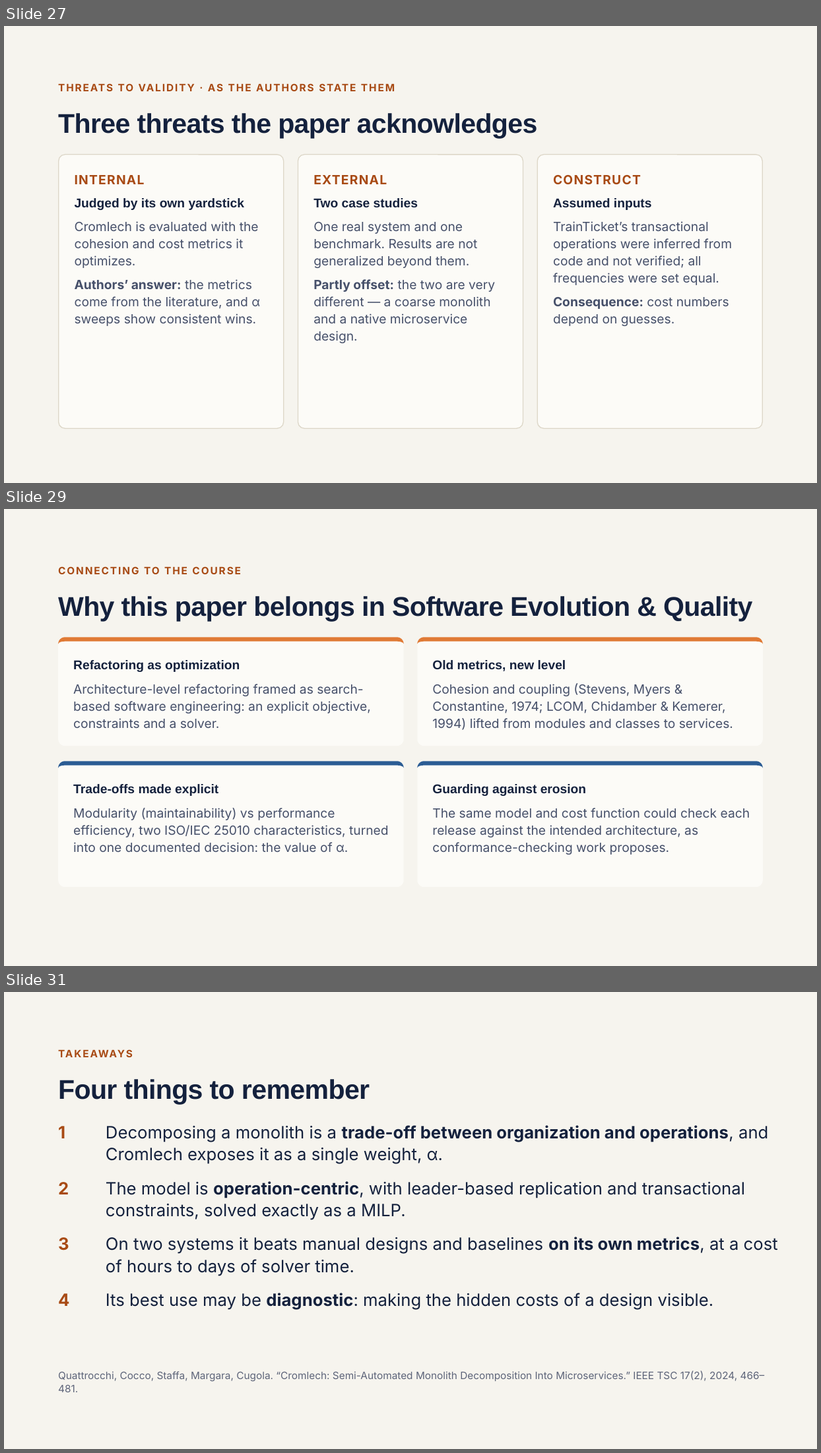
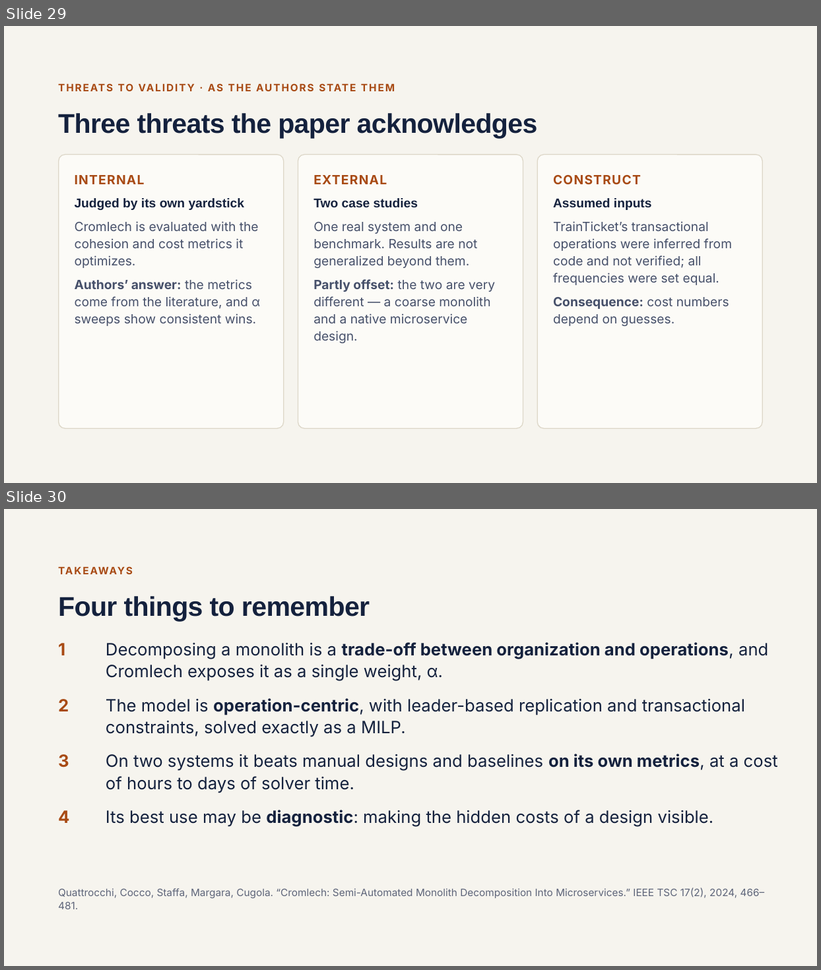
Before and after one commit to SannioEvolution/Material, a slide deck: Monoliith Decomposition Practicum - Cromlech Semi-Automated Monolith Decomposition into Microservices.pptx. Shown one above the other, each under a label of ours: slides 27, 29 and 31 before the commit, slides 29 and 30 after it; the slides between them are not shown. The pictures are 821x1453 and 821x970 pixels, drawn with LibreOffice and Linux fonts; fonts in the diff are those of the drawing. Boxes give left, top, right and bottom in pixels: in the first picture for what was removed or moved away, otherwise in the second. Text is boxed around its words. In the diff, an @@ line names an element or a change of style, - is before the commit and + after.

```diff
--- a/Monoliith Decomposition Practicum - Cromlech Semi-Automated Monolith Decomposition into Microservices.pptx
+++ b/Monoliith Decomposition Practicum - Cromlech Semi-Automated Monolith Decomposition into Microservices.pptx
@@ slide 29 removed at (4, 509, 817, 966), background #F6F4EE @@
@@ text removed at (144, 566, 160, 574) @@
-CONNECTING TO THE COURSE
@@ title removed at (58, 596, 752, 622) @@
-Why this paper belongs in Software Evolution & Quality
@@ rounded rectangle removed at (58, 637, 404, 746) @@
@@ freeform shape removed at (58, 637, 404, 746) @@
@@ rounded rectangle removed at (418, 637, 764, 746) @@
@@ freeform shape removed at (418, 637, 764, 746) @@
@@ text removed at (73, 660, 240, 672) @@
-Refactoring as optimization
@@ text removed at (432, 660, 566, 671) @@
-Old metrics, new level
@@ text removed at (73, 684, 370, 728) @@
-Architecture-level refactoring framed as search-based software engineering: an explicit objective, constraints and a solver.
@@ text removed at (432, 683, 733, 730) @@
-Cohesion and coupling (Stevens, Myers & Constantine, 1974; LCOM, Chidamber & Kemerer, 1994) lifted from modules and classes to services.
@@ rounded rectangle removed at (58, 762, 404, 888) @@
@@ freeform shape removed at (58, 762, 404, 888) @@
@@ rounded rectangle removed at (418, 762, 764, 888) @@
@@ freeform shape removed at (418, 762, 764, 888) @@
@@ text removed at (73, 784, 218, 796) @@
-Trade-offs made explicit
@@ text removed at (432, 784, 586, 796) @@
-Guarding against erosion
@@ text removed at (73, 808, 389, 852) @@
-Modularity (maintainability) vs performance efficiency, two ISO/IEC 25010 characteristics, turned into one documented decision: the value of α.
@@ text removed at (432, 808, 750, 855) @@
-The same model and cost function could check each release against the intended architecture, as conformance-checking work proposes.
@@ what was slide 27 is now slide 29 @@
@@ what was slide 31 is now slide 30 @@
```
Also in this commit, not shown: 3 slides added, 2 other slides removed, 1 other file.
